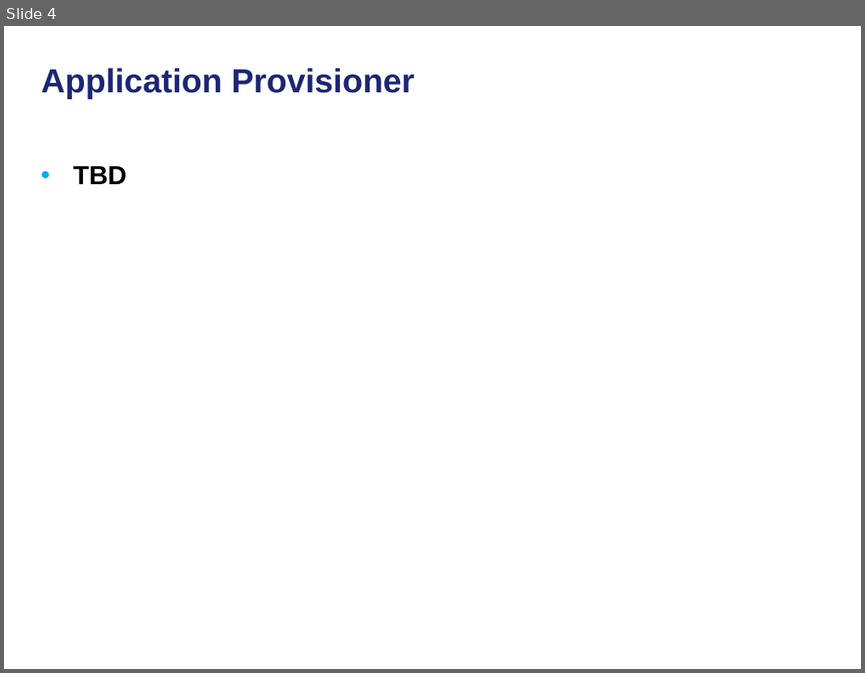
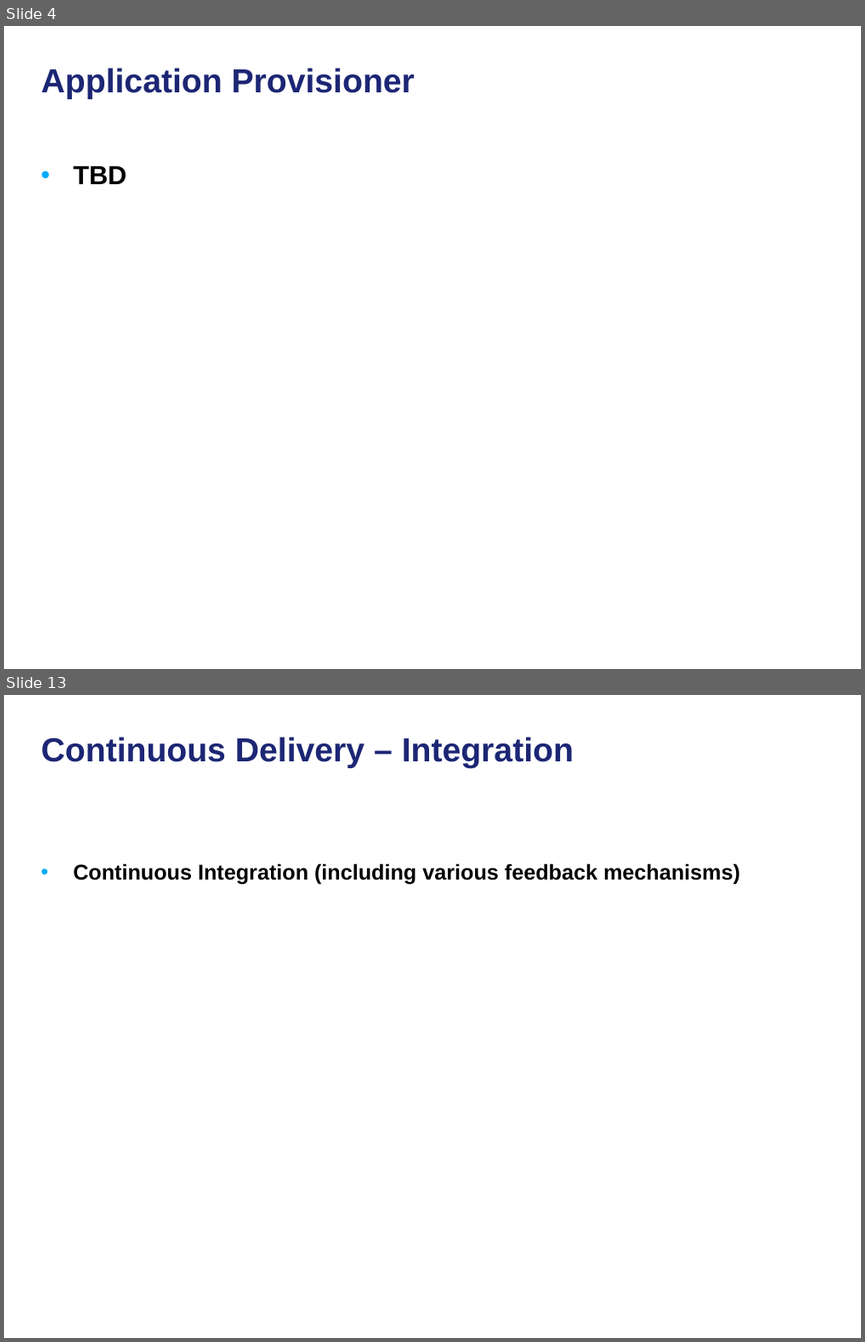
Before and after one commit to NCIP/automation, a slide deck: docs/continuous-delivery-caehr.ppt. Shown one above the other, each under a label of ours: slide 4 before the commit, slides 4 and 13 after it; the slides between them are not shown. The pictures are 865x673 and 865x1342 pixels, drawn with LibreOffice and Linux fonts; fonts in the diff are those of the drawing; background and template pictures are left out. Boxes give left, top, right and bottom in pixels: in the first picture for what was removed or moved away, otherwise in the second. Text is boxed around its words. In the diff, an @@ line names an element or a change of style, - is before the commit and + after.

```diff
--- a/docs/continuous-delivery-caehr.ppt
+++ b/docs/continuous-delivery-caehr.ppt
@@ slide 13 added at bbox=[4, 695, 861, 1338], background picture (left out) @@
@@ title added at bbox=[41, 737, 574, 768], 28 pt, text #1C2674, bold @@
+Continuous Delivery – Integration
@@ text added at bbox=[73, 863, 740, 885], 18 pt, text #000000, bold @@
+• Continuous Integration (including various feedback mechanisms)
```
Also in this commit, not shown: 2 slides changed, 12 other slides added.
